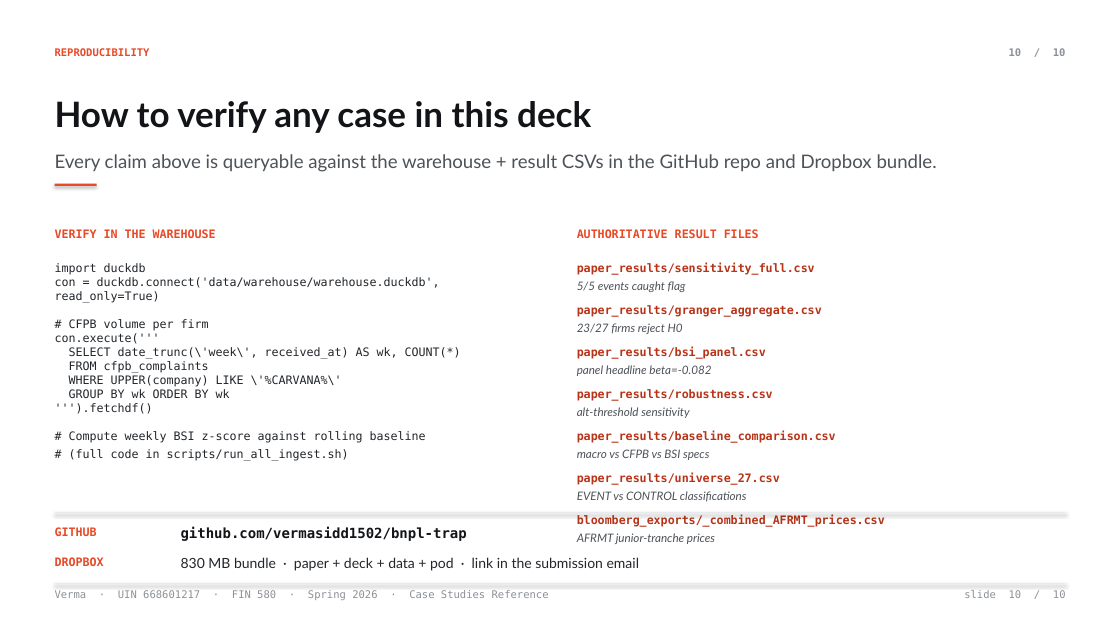
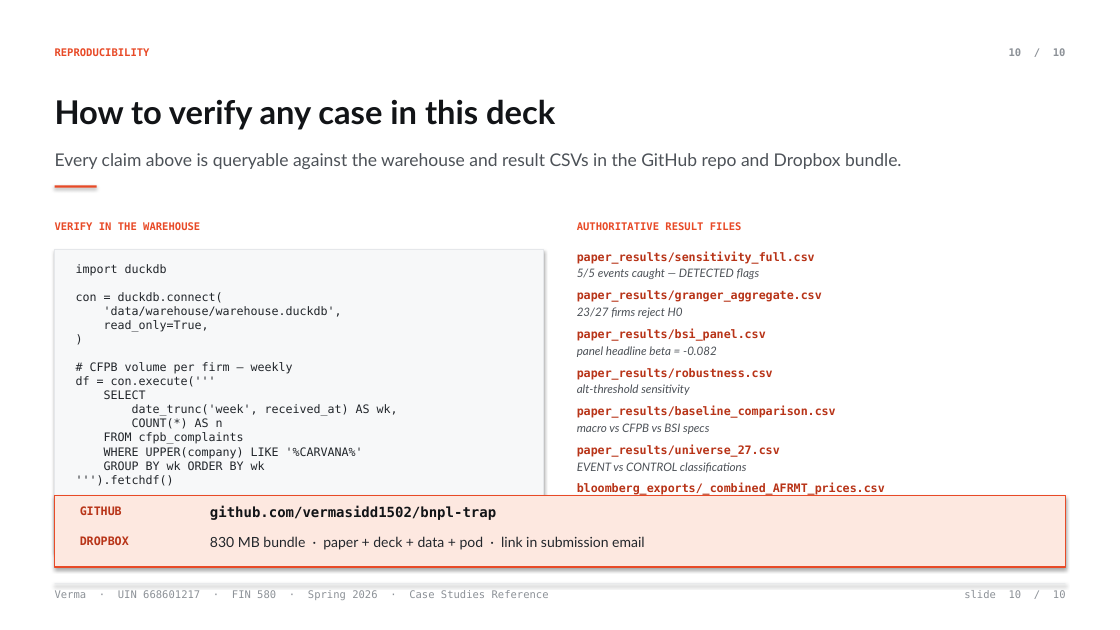
Before and after one commit to vermasidd1502/bnpl-trap, a slide deck: slide 10 of case_studies/BSI_Case_Studies_Reference.pptx. Drawn at 1120x630 pixels with LibreOffice and Linux fonts; fonts in the diff are those of the drawing. Boxes give left, top, right and bottom in pixels: in the first picture for what was removed or moved away, otherwise in the second. Text is boxed around its words. In the diff, an @@ line names an element or a change of style, - is before the commit and + after.

Commit message:
case_studies: rewrite reference deck with McKinsey-clean layout (no overlaps)
- Verdict pills moved below title hairline as full-width banners (no
  overlap with long titles)
- Single-firm focus per slide: Sezzle gets own slide; Klarna mentioned
  briefly within Sezzle's narrative; LendingClub and Tricolor split;
  CURO collapsed to footnote in Upstart slide
- Lesson cards pinned to fixed bottom position
- Two-column case-slide grid (KEY FACTS | NARRATIVE)
- 10 slides: Title, Index, Carvana, Affirm, Sezzle, LendingClub,
  Tricolor, Upstart, Architecture, Reproducibility

```diff
--- a/case_studies/BSI_Case_Studies_Reference.pptx
+++ b/case_studies/BSI_Case_Studies_Reference.pptx
@@ text "How to verify any case ..." at (55,99,555,130): size 30 to 28 pt @@
@@ text at (55,153,902,169): text changed; size 16 to 15 pt @@
-Every claim above is queryable against the warehouse + result CSVs in the GitHub repo and Dropbox bundle.
+Every claim above is queryable against the warehouse and result CSVs in the GitHub repo and Dropbox bundle.
@@ text "VERIFY IN THE WAREHOUSE": place and size @@
-text "VERIFY IN THE WAREHOUSE" at (55,229,216,238)
+text "VERIFY IN THE WAREHOUSE" at (55,222,200,233)
@@ text "VERIFY IN THE WAREHOUSE" at (55,222,200,233): size 10 to 9 pt @@
@@ text "AUTHORITATIVE RESULT FILES" at (577,222,742,230): size 10 to 9 pt @@
@@ text "AUTHORITATIVE RESULT FILES": place and size @@
-text "AUTHORITATIVE RESULT FILES" at (577,229,759,238)
+text "AUTHORITATIVE RESULT FILES" at (577,222,742,230)
@@ rectangle added at (55,250,544,552), fill #F7F8F9, outline #E5E7EA 0.5 pt @@
@@ text at (76,264,398,548): text changed @@
-import duckdb
-con = duckdb.connect('data/warehouse/warehouse.duckdb', read_only=True)
-# CFPB volume per firm
-con.execute('''
-SELECT date_trunc(\'week\', received_at) AS wk, COUNT(*)
-FROM cfpb_complaints
-WHERE UPPER(company) LIKE \'%CARVANA%\'
-GROUP BY wk ORDER BY wk
-''').fetchdf()
-# Compute weekly BSI z-score against rolling baseline
-# (full code in scripts/run_all_ingest.sh)
+import duckdb
+con = duckdb.connect(
+'data/warehouse/warehouse.duckdb',
+read_only=True,
+)
+# CFPB volume per firm — weekly
+df = con.execute('''
+SELECT
+date_trunc('week', received_at) AS wk,
+COUNT(*) AS n
+FROM cfpb_complaints
+WHERE UPPER(company) LIKE '%CARVANA%'
+GROUP BY wk ORDER BY wk
+''').fetchdf()
+# Compute weekly z-score against
+# 26-week rolling baseline
+# (full code in scripts/run_all_ingest.sh)
@@ text "paper_results/sensitivity_full.csv": place and size @@
-text "paper_results/sensitivity_full.csv" at (577,262,815,275)
+text "paper_results/sensitivity_full.csv" at (577,251,815,264)
@@ text at (577,268,760,279): text changed @@
-5/5 events caught flag
+5/5 events caught — DETECTED flags
@@ 3 texts: place and size @@
-3 texts at (577,305,822,359)
+3 texts at (577,290,822,341)
@@ text at (577,346,717,357): spaces changed @@
-panel headline beta=-0.082
+panel headline beta = -0.082
@@ text "paper_results/robustness.csv": place and size @@
-text "paper_results/robustness.csv" at (577,389,773,401)
+text "paper_results/robustness.csv" at (577,368,773,380)
@@ 3 texts: place and size @@
-3 texts at (577,407,836,460)
+3 texts at (577,384,836,434)
@@ rectangle: place and size @@
-rectangle at (55,513,1065,513)
+rectangle at (55,496,1065,567)
@@ rectangle at (55,496,1065,567): fill #E5E7EA to #FDE8E0; outline none to #E84A27 1 pt @@
@@ text "GITHUB": place and size @@
-text "GITHUB" at (55,527,97,536)
+text "GITHUB" at (80,506,122,515)
@@ text "GITHUB" at (80,506,122,515): text colour #E84A27 to #B83418 @@
@@ text "github.com/vermasidd1502/bnpl-trap": place and size @@
-text "github.com/vermasidd1502/bnpl-trap" at (181,527,467,541)
+text "github.com/vermasidd1502/bnpl-trap" at (210,506,496,520)
@@ 3 texts: place and size @@
-3 texts at (577,472,885,527)
+3 texts at (577,445,885,496)
@@ text "DROPBOX" at (80,536,129,545): text colour #E84A27 to #B83418 @@
@@ text "DROPBOX": place and size @@
-text "DROPBOX" at (55,557,104,566)
+text "DROPBOX" at (80,536,129,545)
@@ text at (210,536,644,550): text changed @@
-830 MB bundle · paper + deck + data + pod · link in the submission email
+830 MB bundle · paper + deck + data + pod · link in submission email
@@ text removed at (577,533,715,544) @@
-AFRMT junior-tranche prices
```
Also in this commit, not shown: 6 other slides changed, 3 slides added, 3 slides removed, 1 other file.
